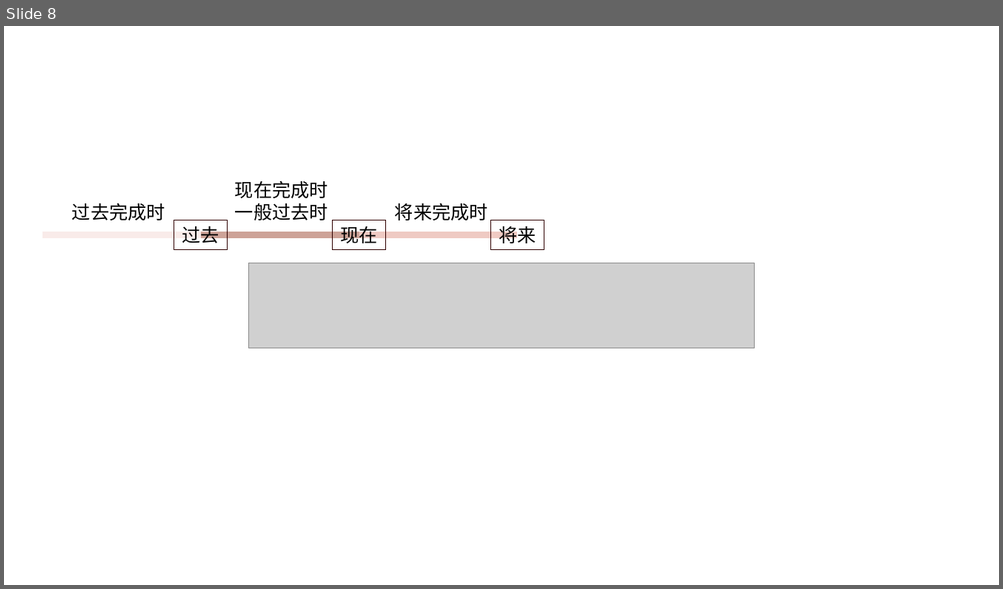
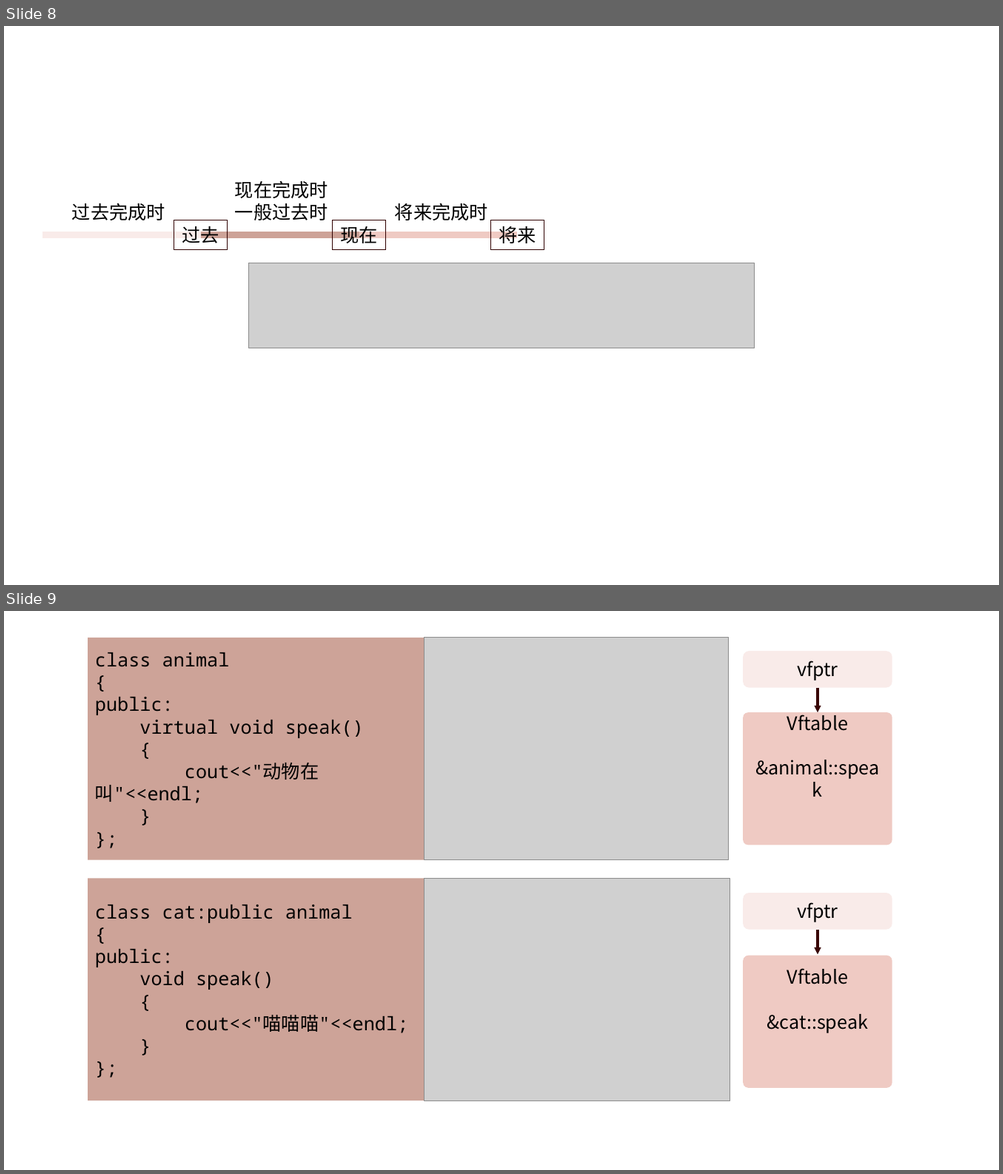
Before and after one commit to LolitaSian/LolitaSian.github.io, a slide deck: img/pic.pptx. Shown one above the other, each under a label of ours: slide 8 before the commit, slides 8 and 9 after it. The pictures are 1003x589 and 1003x1174 pixels, drawn with LibreOffice and Linux fonts; fonts in the diff are those of the drawing; grey boxes stand for pictures. Boxes give left, top, right and bottom in pixels: in the first picture for what was removed or moved away, otherwise in the second. Text is boxed around its words. In the diff, an @@ line names an element or a change of style, - is before the commit and + after.

```diff
--- a/img/pic.pptx
+++ b/img/pic.pptx
@@ slide 9 added at (4, 611, 999, 1170), background #FFFFFF @@
@@ rounded rectangle added at (88, 637, 425, 860), fill #CDA398, 18 pt, text #000000 @@
+class animal
+{
+public:
+virtual void speak()
+{
+cout<<"动物在叫"<<endl;
+}
+};
@@ picture added at (424, 637, 728, 860) @@
@@ rounded rectangle added at (743, 651, 892, 688), fill #F9EBE9, 18 pt, text #000000 @@
+vfptr
@@ arrow added from (817, 688) to (817, 712), #390606 2.25 pt @@
@@ rounded rectangle added at (743, 712, 892, 846), fill #EFCAC3, 18 pt, text #000000 @@
+Vftable
+&animal::speak
@@ rounded rectangle added at (88, 879, 425, 1101), fill #CDA398, 18 pt, text #000000 @@
+class cat:public animal
+{
+public:
+void speak()
+{
+cout<<"喵喵喵"<<endl;
+}
+};
@@ picture added at (424, 879, 729, 1101) @@
@@ rounded rectangle added at (743, 893, 892, 930), fill #F9EBE9, 18 pt, text #000000 @@
+vfptr
@@ arrow added from (817, 930) to (817, 955), #390606 2.25 pt @@
@@ rounded rectangle added at (743, 956, 892, 1088), fill #EFCAC3, 18 pt, text #000000 @@
+Vftable
+&cat::speak
```
Also in this commit, not shown: 4 other files.
